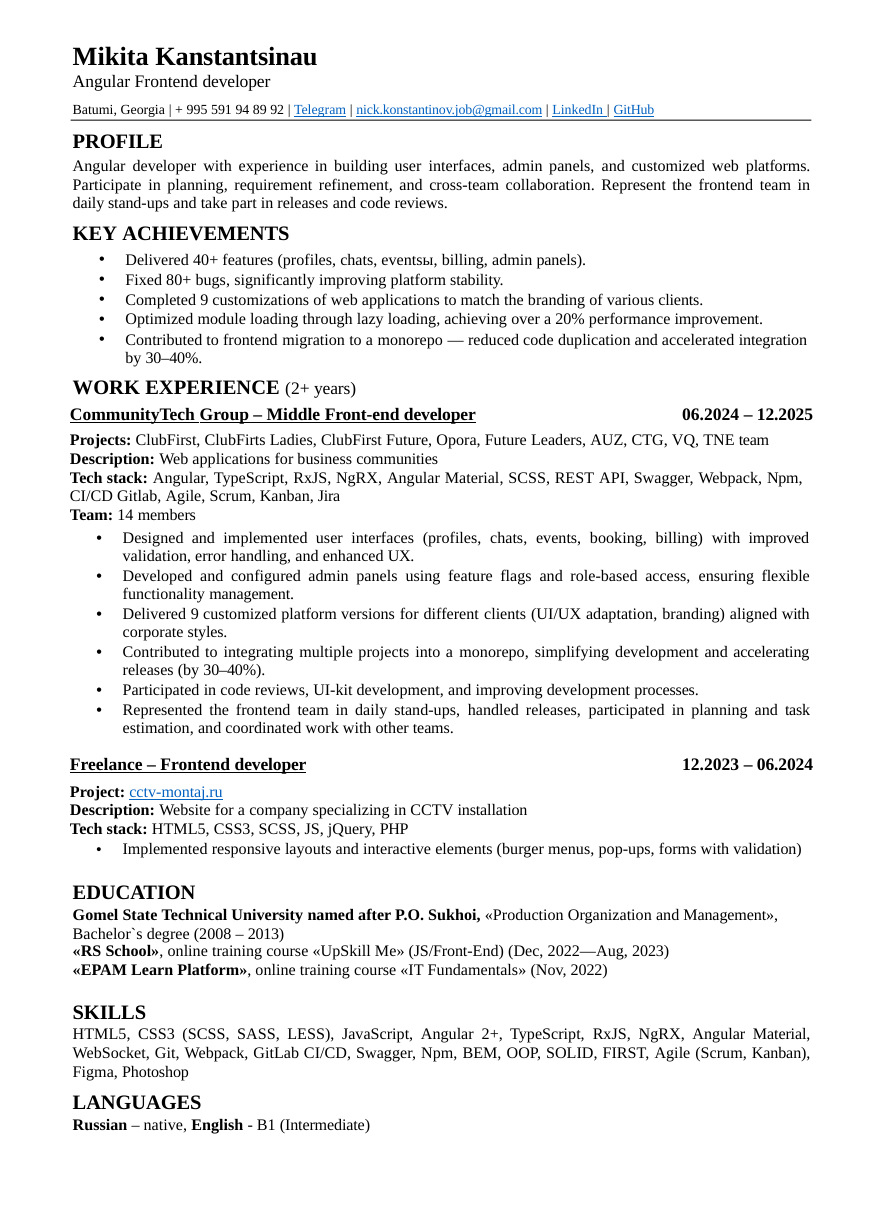
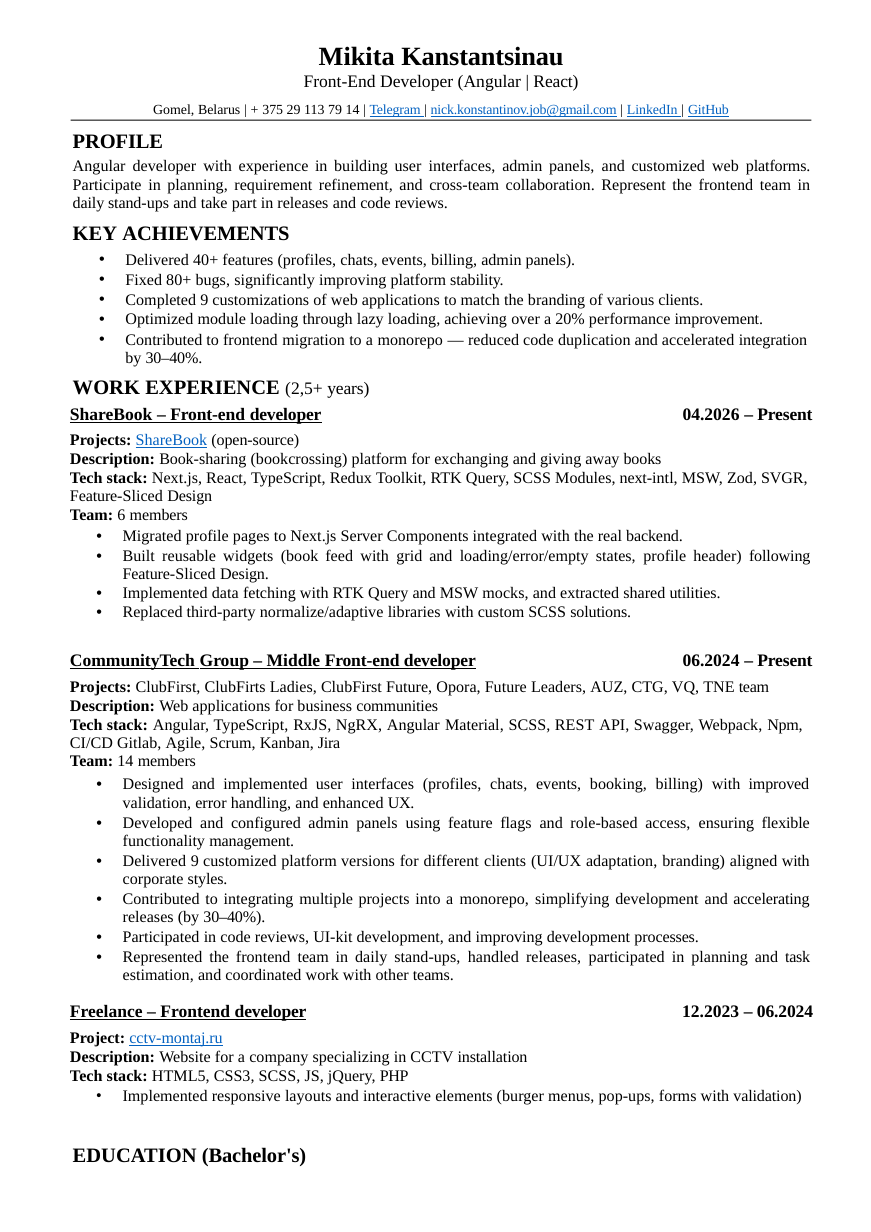
Before and after one commit to nick-konstantinov/CV, a slide deck: slide 3 of src/files/CV-Mikita_Kanstantsinau(front-end).pptx (slide 2 before the commit). Drawn at 871x1232 pixels with LibreOffice and Linux fonts; fonts in the diff are those of the drawing. Boxes give left, top, right and bottom in pixels: in the first picture for what was removed or moved away, otherwise in the second. Text is boxed around its words. In the diff, an @@ line names an element or a change of style, - is before the commit and + after.

```diff
--- a/src/files/CV-Mikita_Kanstantsinau(front-end).pptx
+++ b/src/files/CV-Mikita_Kanstantsinau(front-end).pptx
@@ text at (x1=319, y1=46, x2=563, y2=66): alignment left to centre; indent changed @@
@@ text at (x1=153, y1=74, x2=729, y2=117): text changed @@
-Angular Frontend developer
-Batumi, Georgia | + 995 591 94 89 92 | Telegram | nick.konstantinov.job@gmail.com | LinkedIn | GitHub
+Front-End Developer (Angular | React)
+Gomel, Belarus | + 375 29 113 79 14 | Telegram | nick.konstantinov.job@gmail.com | LinkedIn | GitHub
@@ text at (x1=125, y1=253, x2=576, y2=269): text changed @@
-• Delivered 40+ features (profiles, chats, eventsы, billing, admin panels).
+• Delivered 40+ features (profiles, chats, events, billing, admin panels).
@@ text at (x1=73, y1=380, x2=369, y2=398): text changed @@
-WORK EXPERIENCE (2+ years)
+WORK EXPERIENCE (2,5+ years)
@@ table at (x1=66, y1=406, x2=817, y2=1109) @@
-row 1: CommunityTech Group – Middle Front-end developer | 06.2024 – 12.2025
+row 1: ShareBook – Front-end developer | 04.2026 – Present
+row 2: Projects: ShareBook (open-source) / Description: Book-sharing (bookcrossing) platform for exchanging and giving away books / Tech stack: Next.js, React, TypeScript, Redux Toolkit, RTK Query, SCSS Modules, next-intl, MSW, Zod, SVGR, Feature-Sliced Design / Team: 6 members / Migrated profile pages to Next.js Server Components integrated with the real backend. / Built reusable widgets (book feed with grid and loading/error/empty states, profile header) following Feature-Sliced Design. / Implemented data fetching with RTK Query and MSW mocks, and extracted shared utilities. / Replaced third-party normalize/adaptive libraries with custom SCSS solutions. | 
+row 3: CommunityTech Group – Middle Front-end developer | 06.2024 – Present
@@ text removed at (x1=73, y1=885, x2=810, y2=1134) @@
-EDUCATION
-Gomel State Technical University named after P.O. Sukhoi, «Production Organization and Management», Bachelor`s degree (2008 – 2013)
-«RS School», online training course «UpSkill Me» (JS/Front-End) (Dec, 2022—Aug, 2023)
-«EPAM Learn Platform», online training course «IT Fundamentals» (Nov, 2022)
-SKILLS
-HTML5, CSS3 (SCSS, SASS, LESS), JavaScript, Angular 2+, TypeScript, RxJS, NgRX, Angular Material, WebSocket, Git, Webpack, GitLab CI/CD, Swagger, Npm, BEM, OOP, SOLID, FIRST, Agile (Scrum, Kanban), Figma, Photoshop
-LANGUAGES
-Russian – native, English - B1 (Intermediate)
@@ text added at (x1=73, y1=1147, x2=306, y2=1166), 14 pt, text #000000, bold @@
+EDUCATION (Bachelor's)
```
Also in this commit, not shown: 1 other slide changed, 2 slides added, 2 other files.
